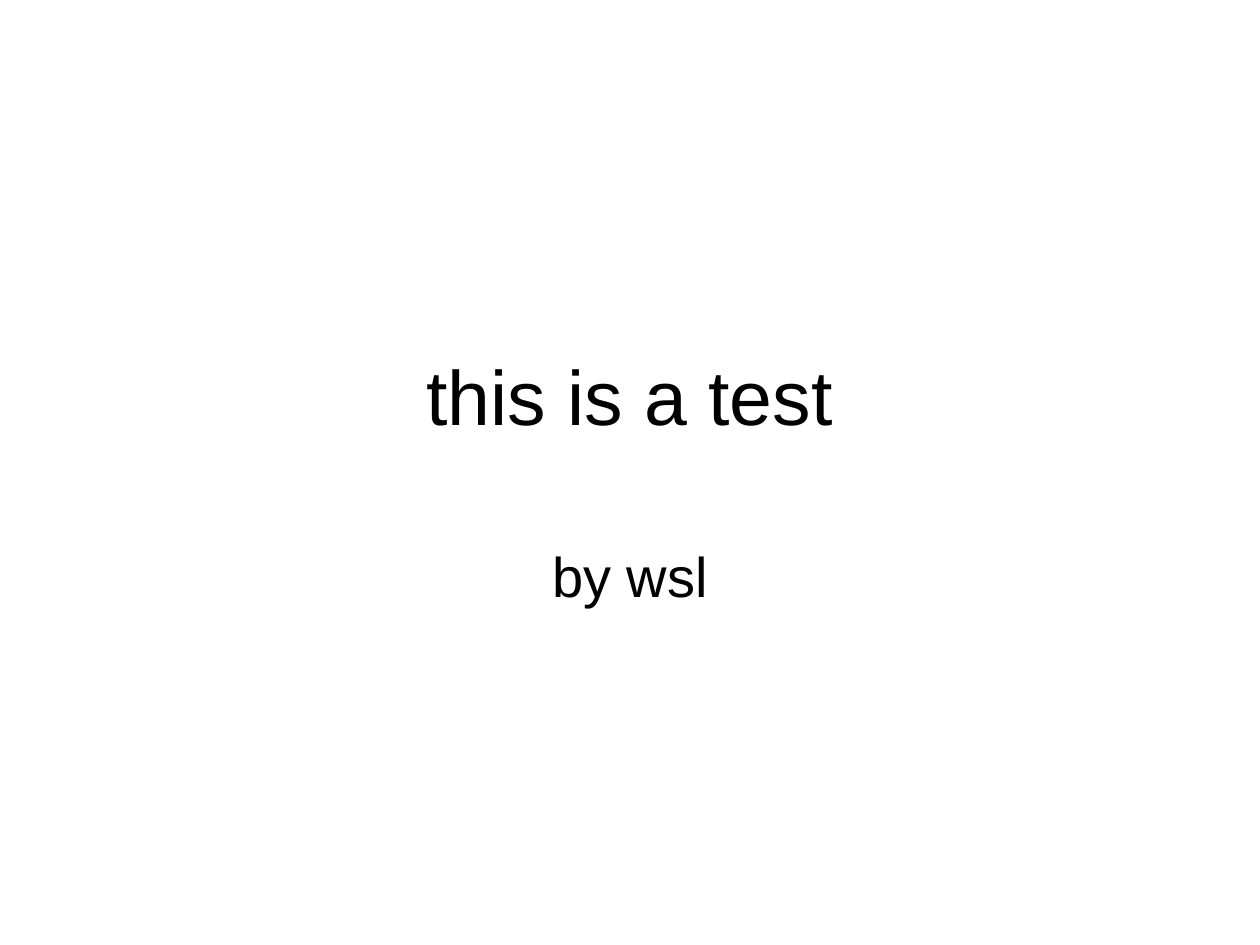
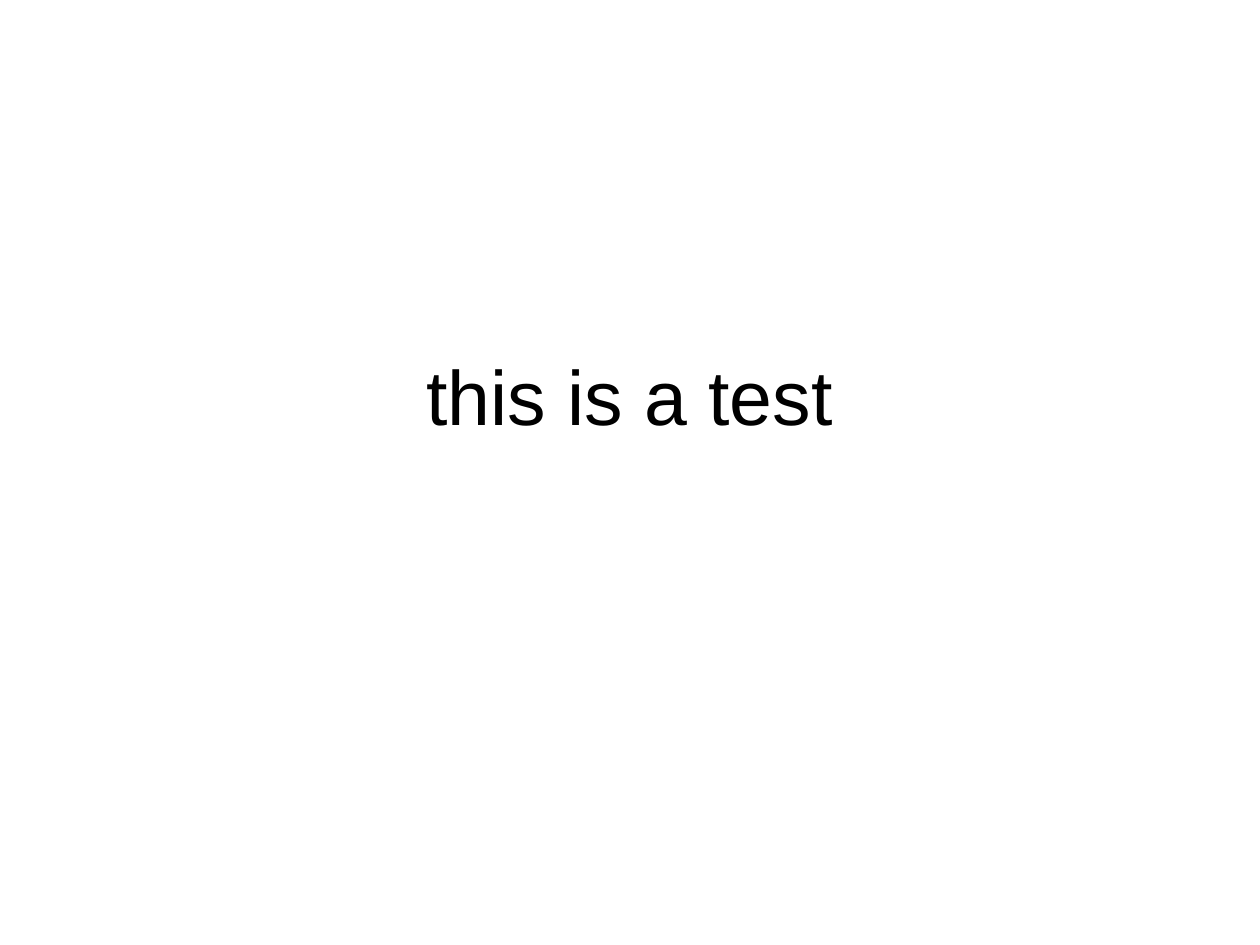
Before and after one commit to slwangbb/learngit, a slide deck: slide 1 of subdir/wsl.ppt. Drawn at 1260x945 pixels with LibreOffice and Linux fonts; fonts in the diff are those of the drawing. Boxes give left, top, right and bottom in pixels: in the first picture for what was removed or moved away, otherwise in the second. Text is boxed around its words. In the diff, an @@ line names an element or a change of style, - is before the commit and + after.

Commit message:
reverse PPT to old version

```diff
--- a/subdir/wsl.ppt
+++ b/subdir/wsl.ppt
@@ subtitle removed at box(552, 556, 708, 608) @@
-by wsl
```
